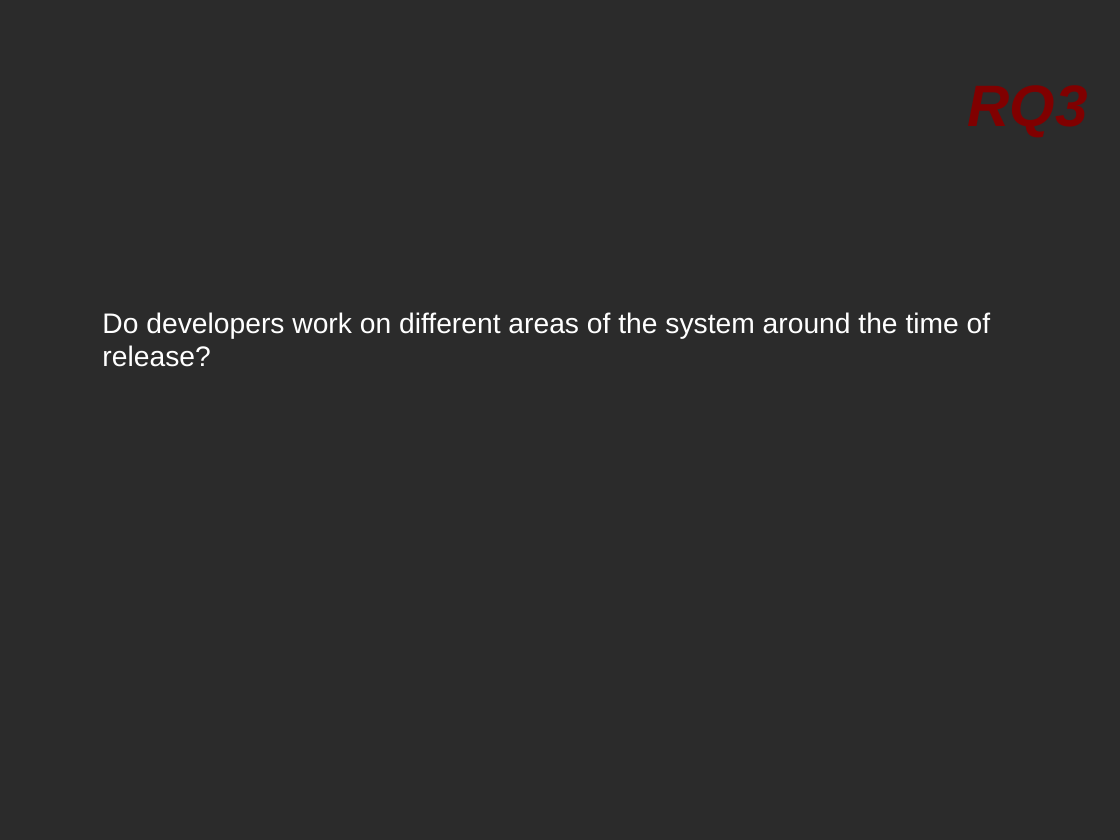
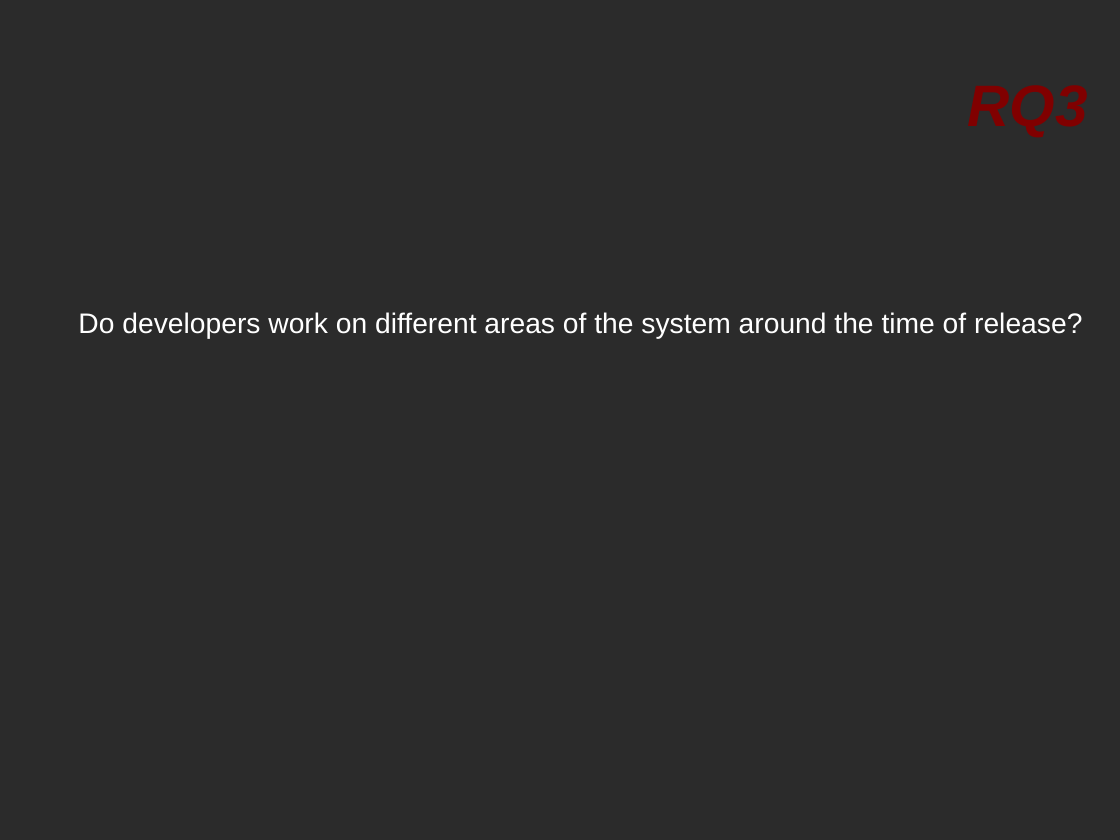
Before and after one commit to tajmilur-rahman/SOEN691D, a slide deck: slide 8 of presentation/research/paper1.odp. Drawn at 1120x840 pixels with LibreOffice and Linux fonts; fonts in the diff are those of the drawing; background and template pictures are left out; a plain dark background stands for a picture behind light text. Boxes give left, top, right and bottom in pixels: in the first picture for what was removed or moved away, otherwise in the second. Text is boxed around its words. In the diff, an @@ line names an element or a change of style, - is before the commit and + after.

```diff
--- a/presentation/research/paper1.odp
+++ b/presentation/research/paper1.odp
@@ text "Do developers work on different ..." rewrapped from [102,312,991,367] to [78,312,1082,338] @@
```
Also in this commit, not shown: 9 other slides changed, 6 slides added, 4 slides removed.
